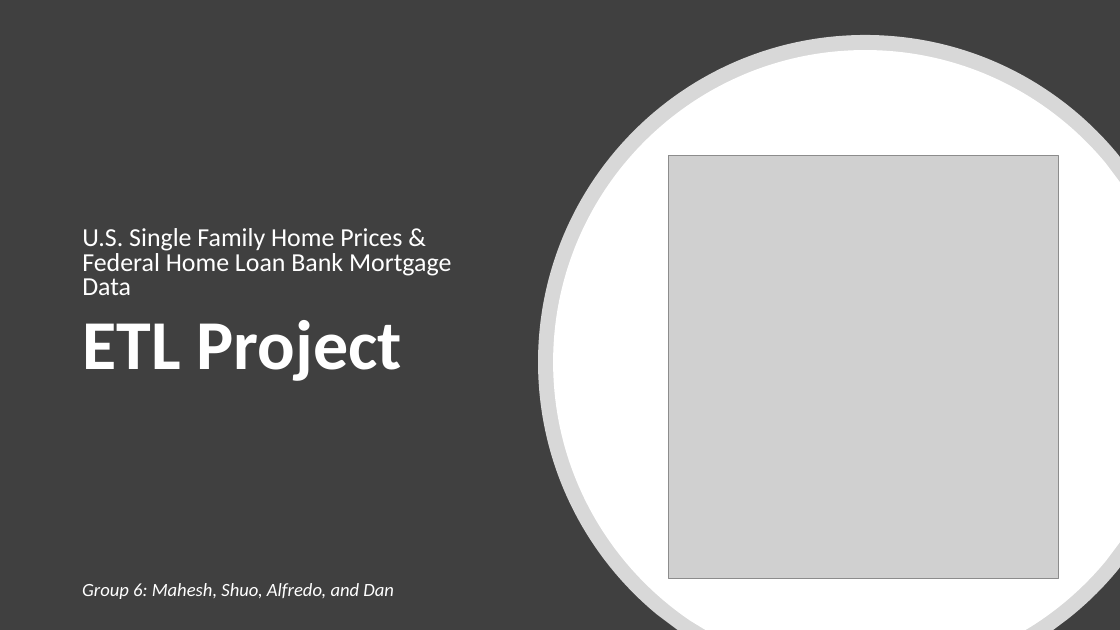
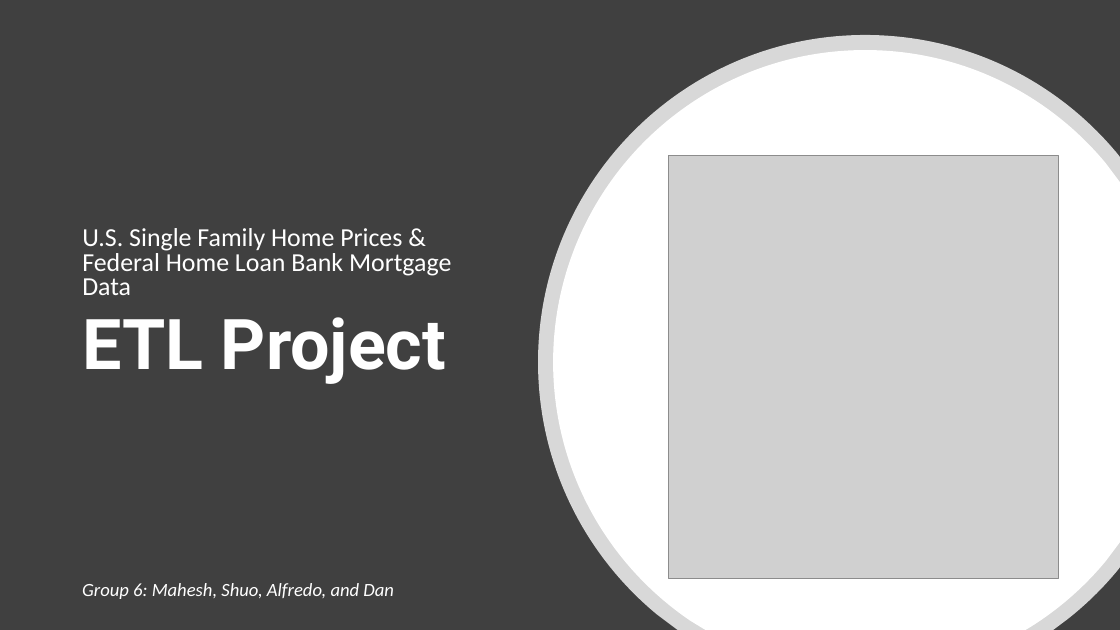
Before and after one commit to bishdj22/ETL_Project_HousingData, a slide deck: slide 1 of ETL_Project_Presentation01.2020.pptx. Drawn at 1120x630 pixels with LibreOffice and Linux fonts; fonts in the diff are those of the drawing; grey boxes stand for pictures. Boxes give left, top, right and bottom in pixels: in the first picture for what was removed or moved away, otherwise in the second. Text is boxed around its words. In the diff, an @@ line names an element or a change of style, - is before the commit and + after.

```diff
--- a/ETL_Project_Presentation01.2020.pptx
+++ b/ETL_Project_Presentation01.2020.pptx
@@ title "ETL Project" at <box>82,317,446,384</box>: font Calibri to Roboto @@
```
Also in this commit, not shown: 1 other slide changed, 1 other file.
